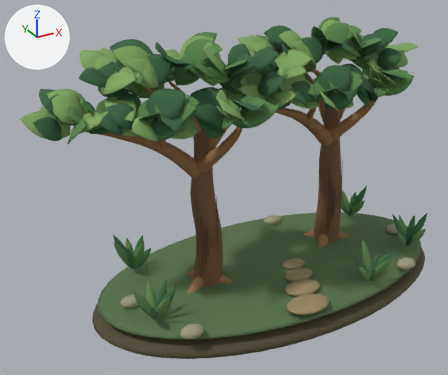
A saved change to the glTF model public/models/blender/woods.glb.
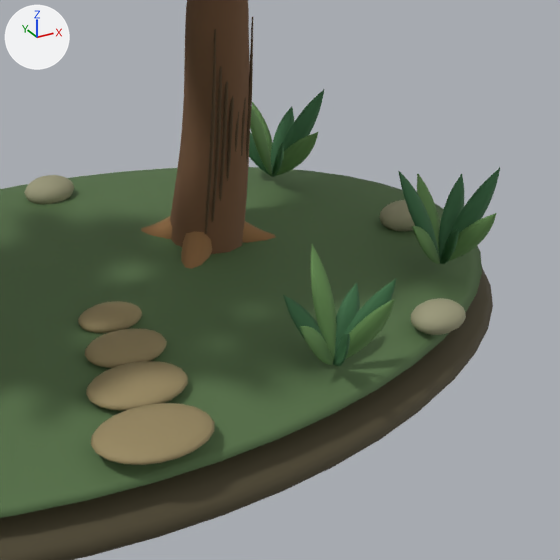
Old and new are each drawn whole from a 50 mm camera at (-4.06, -6.04, 2.72) aimed at (-0.65, 0.16, -0.38) and again close up on the part from 57% to 100% of the width and 41% to 93% of the height. Arrows for +X, +Y and +Z are at upper left; the lights stay in place. The last two pictures show the newer version. Where no turn or scale is listed for an object, it has been applied to the vertices.

In view in the first close-up: 'woods_surface_00', 'woods_surface_01', 'woods_surface_02', 'woods_surface_06', 'woods_surface_07', 'woods_surface_08', 'woods_surface_09', 'woods_surface_10', 'woods_surface_11'.
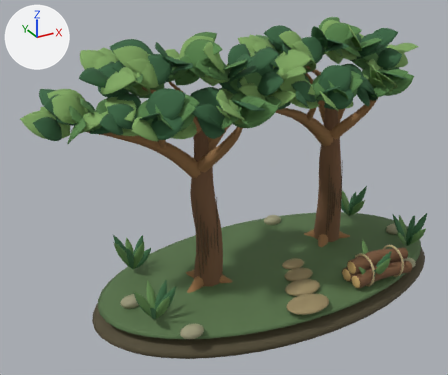
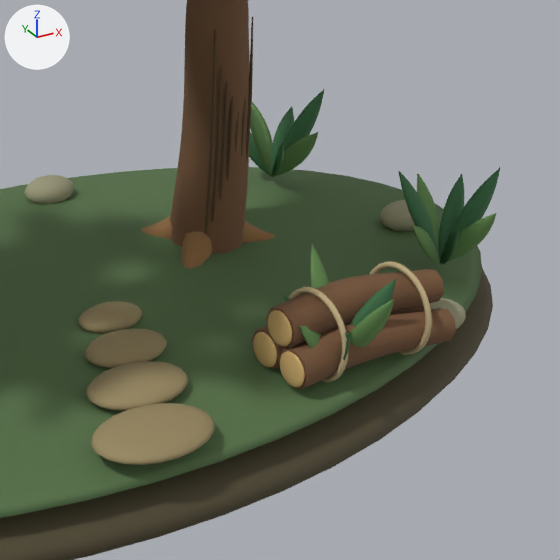
What differs and where, as boxes (x1, y1, x2, y2) in the close-ups (560 x 560 px):
'woods_surface_12', added (brown)
    after: (251, 269, 456, 389)
'woods_surface_13', added (orange)
    after: (253, 310, 305, 388)
'woods_surface_14', added
    after: (289, 261, 432, 383)

What changed in the scene script:
```text
Add mat_collected_wood___cord:
    mat_collected_wood___cord = principled_material('Collected wood / cord')
    mat_collected_wood___cord.base_color = (0.546, 0.434, 0.238)  # beige #c3b086
    mat_collected_wood___cord.roughness = 0.98
Add mat_collected_wood___cut_ends:
    mat_collected_wood___cut_ends = principled_material('Collected wood / cut ends')
    mat_collected_wood___cut_ends.base_color = (0.638, 0.423, 0.162)  # orange #d1ae70
    mat_collected_wood___cut_ends.roughness = 0.91
Add mat_collected_wood___bark:
    mat_collected_wood___bark = principled_material('Collected wood / bark')
    mat_collected_wood___bark.base_color = (0.191, 0.0953, 0.0437)  # brown #79573b
    mat_collected_wood___bark.roughness = 0.92
Add me_wood_bundle_tied_cord:
    me_wood_bundle_tied_cord.from_pydata(...)  # 3848 vertices, 7696 faces; spans x 0.706..1.204, y -1.182..-0.778, z -1.577..-1.153
    me_wood_bundle_tied_cord.materials.append(mat_collected_wood___cord)  # beige #c3b086
Add me_sphere_155:
    me_sphere_155.from_pydata(...)  # a UV sphere (20 segments, 12 rings, poles along z) spanning x -0.014..0.014, y -0.079..0.079, z -0.079..0.079; a UV sphere (20 segments, 12 rings, poles along z) spanning x -0.014..0.014, y -0.259..-0.101, z -0.079..0.079; a UV sphere (20 segments, 12 rings, poles along z) spanning x -0.014..0.014, y -0.159..-0.001, z 0.071..0.229
    me_sphere_155.materials.append(mat_collected_wood___cut_ends)  # orange #d1ae70
Add me_collected_fallen_branch_0:
    me_collected_fallen_branch_0.from_pydata(...)  # 504 vertices, 996 faces; spans x 0.523..1.388, y -1.165..-0.769, z -1.522..-1.17
    me_collected_fallen_branch_0.materials.append(mat_collected_wood___bark)  # brown #79573b
Add ob_woods_surface_14:
    ob_woods_surface_14 = bpy.data.objects.new('woods_surface_14', me_wood_bundle_tied_cord)
    ob_woods_surface_14.location = (0.0, 0.0, 0.0)
Add ob_woods_surface_13:
    ob_woods_surface_13 = bpy.data.objects.new('woods_surface_13', me_sphere_155)
    ob_woods_surface_13.location = (0.525, -0.89, -1.43)
Add ob_woods_surface_12:
    ob_woods_surface_12 = bpy.data.objects.new('woods_surface_12', me_collected_fallen_branch_0)
    ob_woods_surface_12.location = (0.0, 0.0, 0.0)
```
